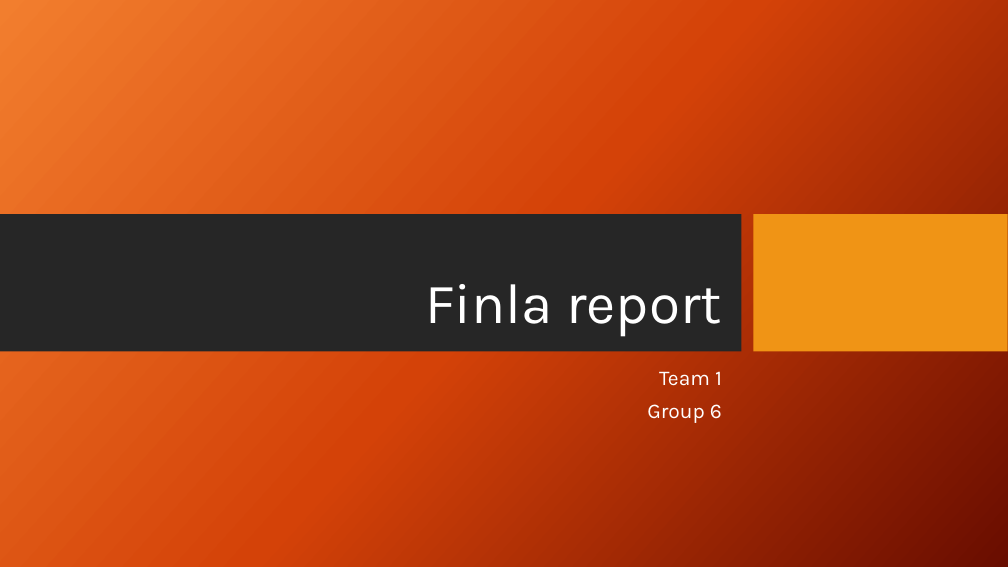
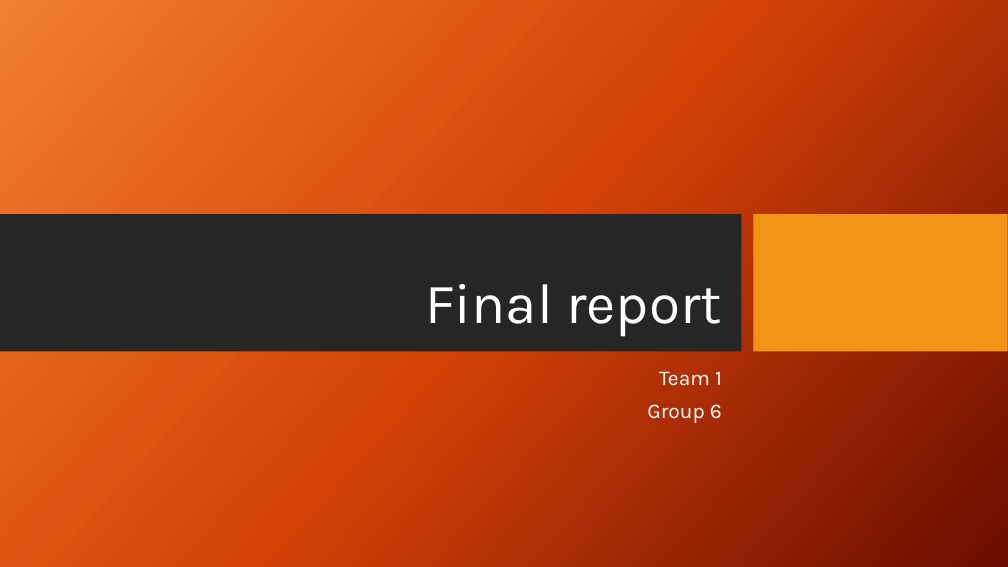
Before and after one commit to denizarikoglu/Repository, a slide deck: slide 1 of Files/Finle prgress, Team 1 Group 6.pptx. Drawn at 1008x567 pixels with LibreOffice and Linux fonts; fonts in the diff are those of the drawing; background and template pictures are left out. Boxes give left, top, right and bottom in pixels: in the first picture for what was removed or moved away, otherwise in the second. Text is boxed around its words. In the diff, an @@ line names an element or a change of style, - is before the commit and + after.

Commit message:
Spelling Mistakes Fixed

```diff
--- a/Files/Finle prgress, Team 1 Group 6.pptx
+++ b/Files/Finle prgress, Team 1 Group 6.pptx
@@ title at [425,284,721,337]: text changed @@
-Finla report
+Final report
```
Also in this commit, not shown: 5 other slides changed.
